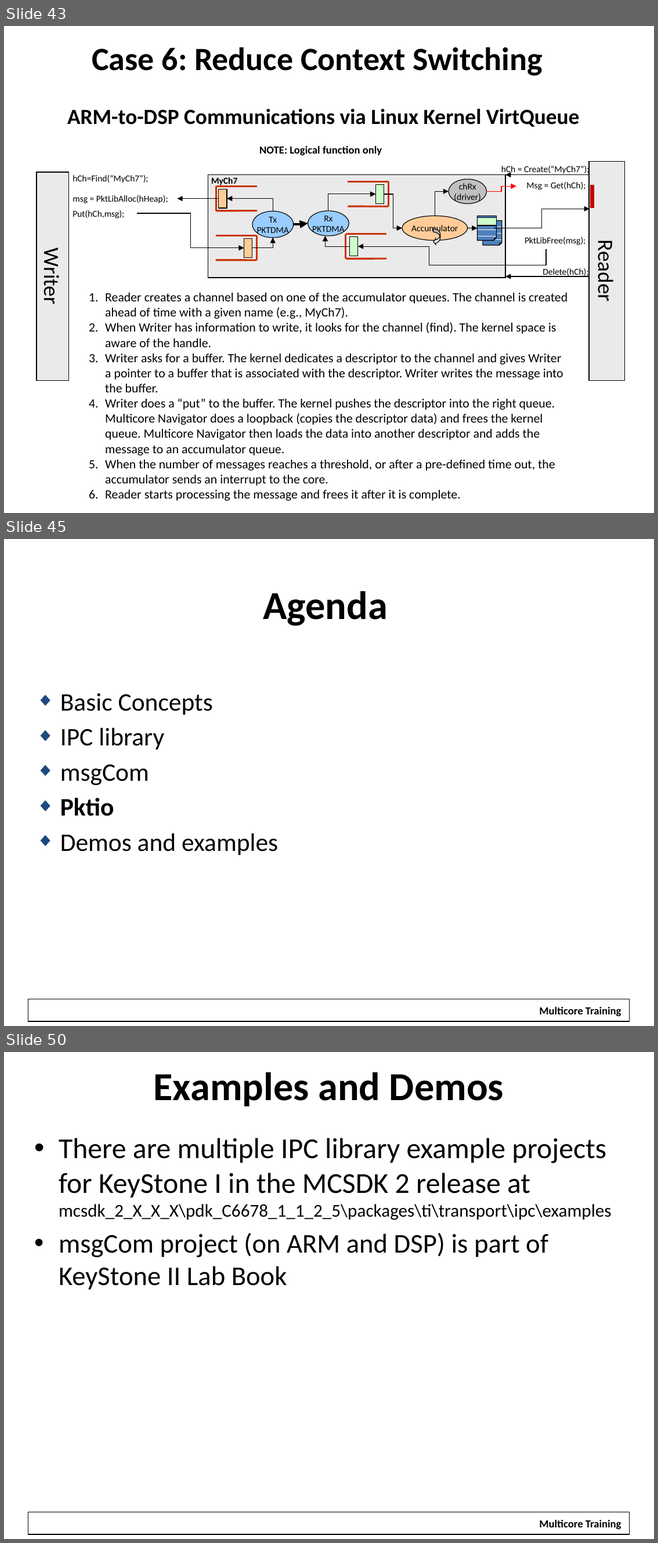
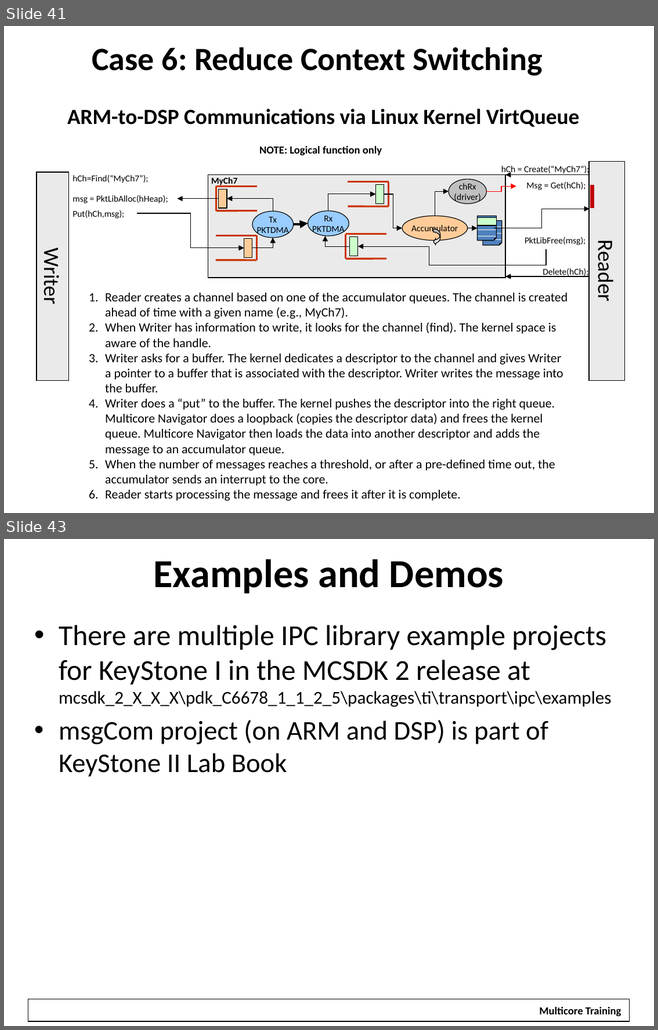
Before and after one commit to hari1989/keystone-workshop, a slide deck: preliminary/Working/presentations/KeyStoneII_ IPC.pptx. Shown one above the other, each under a label of ours: slides 43, 45 and 50 before the commit, slides 41 and 43 after it; the slides between them are not shown. The pictures are 658x1543 and 658x1030 pixels, drawn with LibreOffice and Linux fonts; fonts in the diff are those of the drawing; background and template pictures are left out. Boxes give left, top, right and bottom in pixels: in the first picture for what was removed or moved away, otherwise in the second. Text is boxed around its words. In the diff, an @@ line names an element or a change of style, - is before the commit and + after.

```diff
--- a/preliminary/Working/presentations/KeyStoneII_ IPC.pptx
+++ b/preliminary/Working/presentations/KeyStoneII_ IPC.pptx
@@ slide 45 removed at bbox=[4, 539, 654, 1026], background #FFFFFF; not listed: 2 template elements that a slide beside it also shows @@
@@ title removed at bbox=[263, 591, 387, 626] @@
-Agenda
@@ text removed at bbox=[60, 693, 278, 855] @@
-◆ Basic Concepts
-◆ IPC library
-◆ msgCom
-◆ Pktio
-◆ Demos and examples
@@ what was slide 43 is now slide 41 @@
@@ what was slide 50 is now slide 43 @@
```
Also in this commit, not shown: 16 slides changed, 6 other slides removed.
